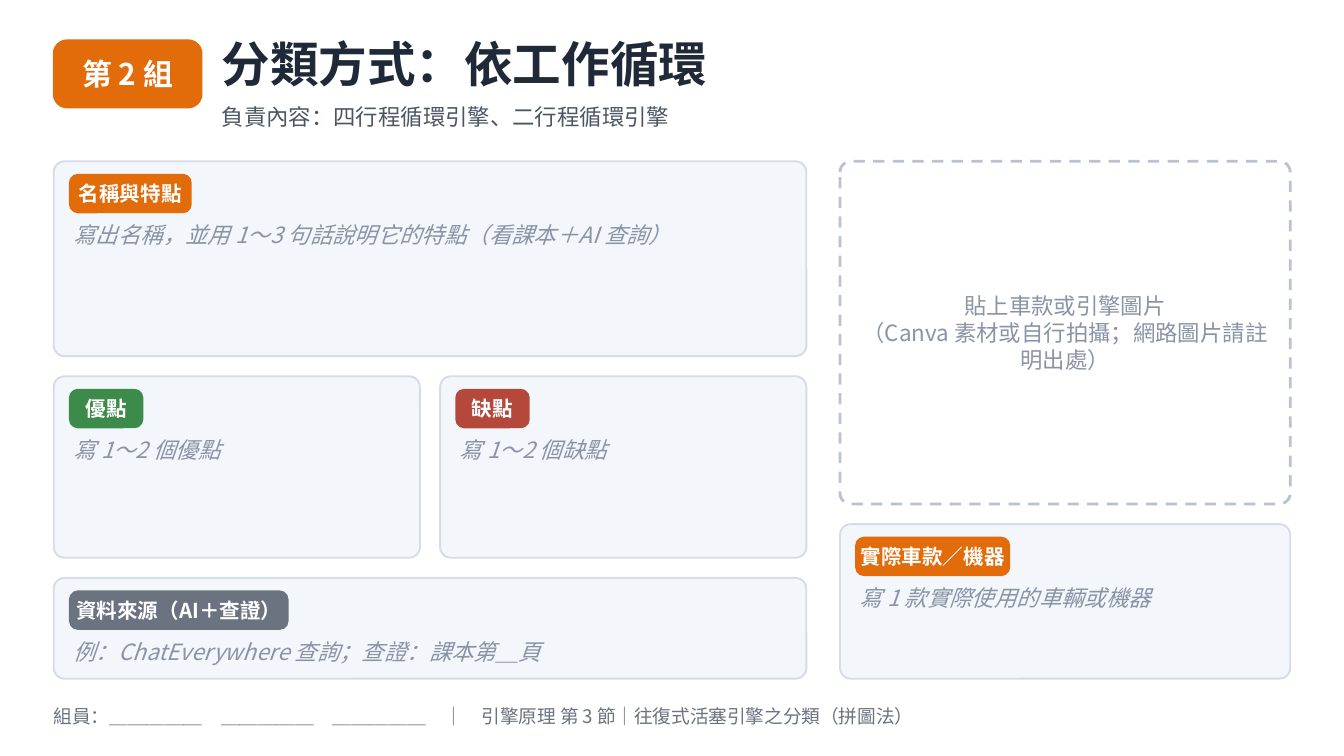
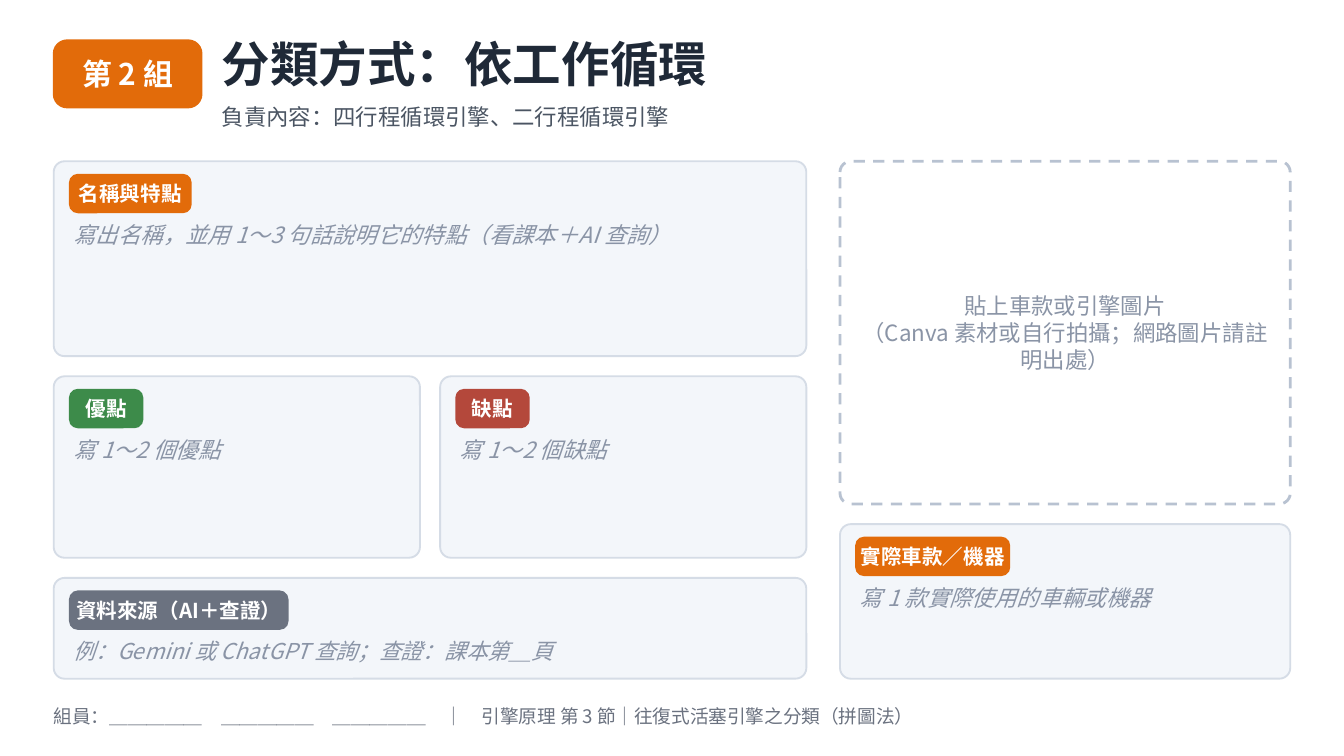
Before and after one commit to ntccar01/engine-principles, a slide deck: slide 4 of share/docs/jigsaw_c1l3_canva.pptx. Drawn at 1344x756 pixels with LibreOffice and Linux fonts; fonts in the diff are those of the drawing. Boxes give left, top, right and bottom in pixels: in the first picture for what was removed or moved away, otherwise in the second. Text is boxed around its words. In the diff, an @@ line names an element or a change of style, - is before the commit and + after.

```diff
--- a/share/docs/jigsaw_c1l3_canva.pptx
+++ b/share/docs/jigsaw_c1l3_canva.pptx
@@ text at (74,641,553,662): text changed; size 12 to 11.7 pt @@
-例：ChatEverywhere 查詢；查證：課本第＿頁
+例：Gemini 或 ChatGPT 查詢；查證：課本第＿頁
```
Also in this commit, not shown: 12 other slides changed, 11 other files.
